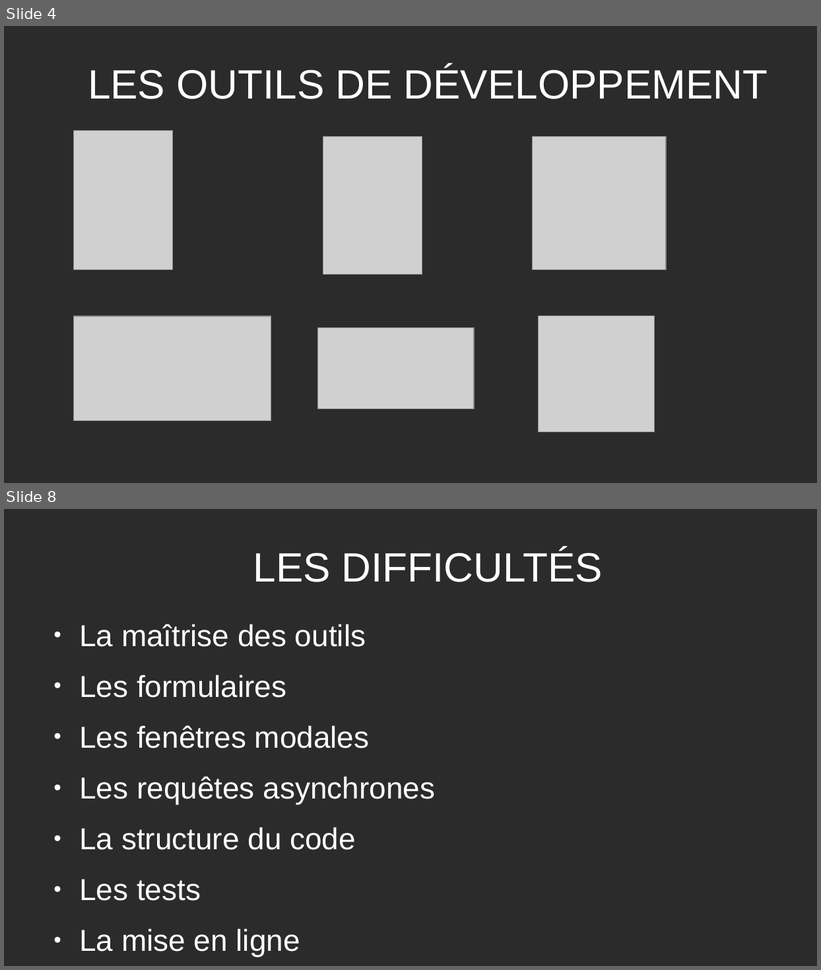
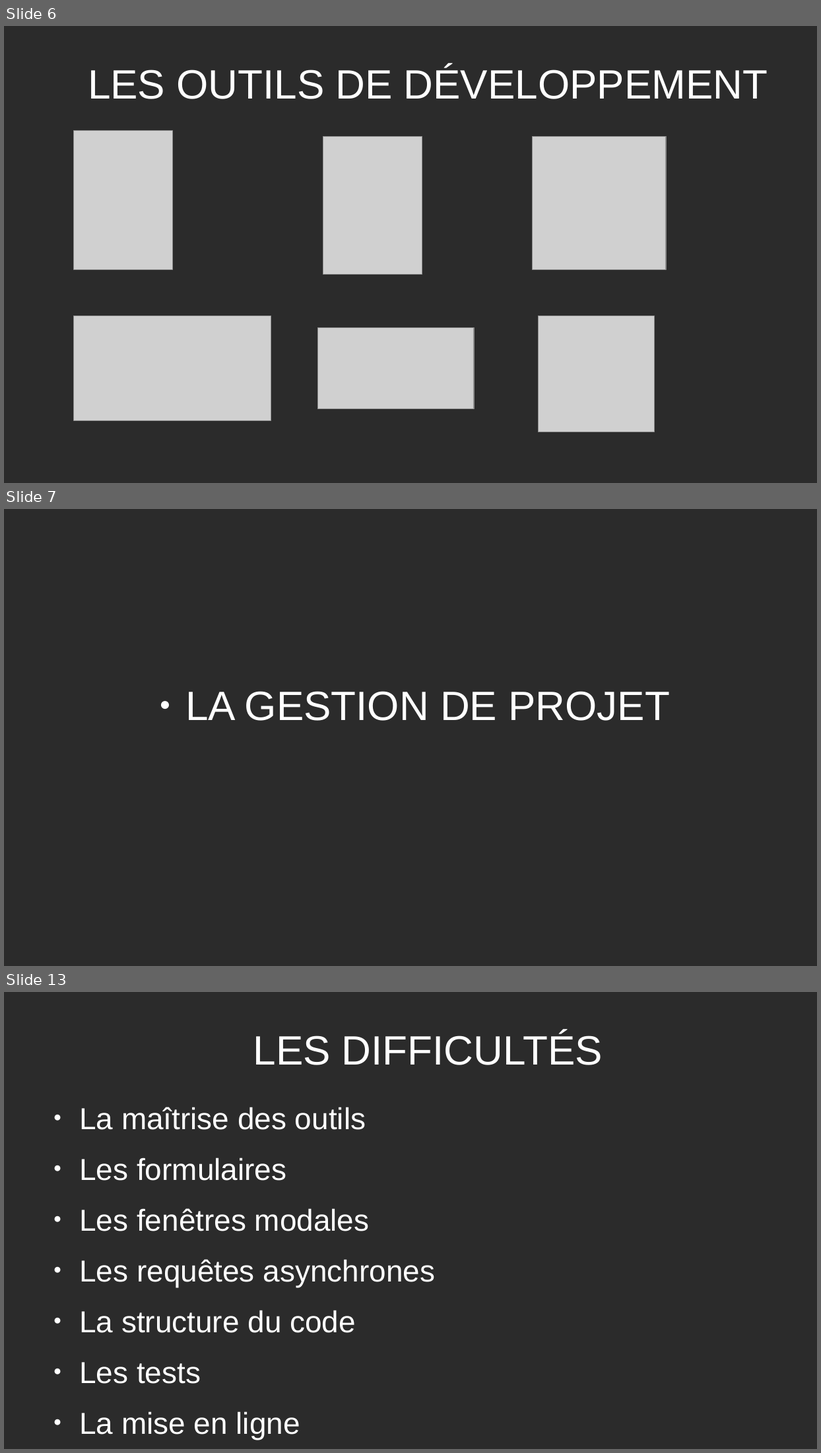
Before and after one commit to Lukam90/Sym-CRM, a slide deck: application/document/Presentation-Sym-CRM-LH.odp. Shown one above the other, each under a label of ours: slides 4 and 8 before the commit, slides 6, 7 and 13 after it; the slides between them are not shown. The pictures are 821x970 and 821x1453 pixels, drawn with LibreOffice and Linux fonts; fonts in the diff are those of the drawing; grey boxes stand for pictures; background and template pictures are left out; a plain dark background stands for a picture behind light text. Boxes give left, top, right and bottom in pixels: in the first picture for what was removed or moved away, otherwise in the second. Text is boxed around its words. In the diff, an @@ line names an element or a change of style, - is before the commit and + after.

```diff
--- a/application/document/Presentation-Sym-CRM-LH.odp
+++ b/application/document/Presentation-Sym-CRM-LH.odp
@@ slide 7 added at (4,509,817,966), background picture (left out) @@
@@ subtitle added at (186,691,670,721), 40 pt, text #FFFFFF @@
+● LA GESTION DE PROJET
@@ what was slide 4 is now slide 6 @@
@@ what was slide 8 is now slide 13 @@
```
Also in this commit, not shown: 3 slides changed, 6 other slides added, 1 slide removed, 11 other files.
